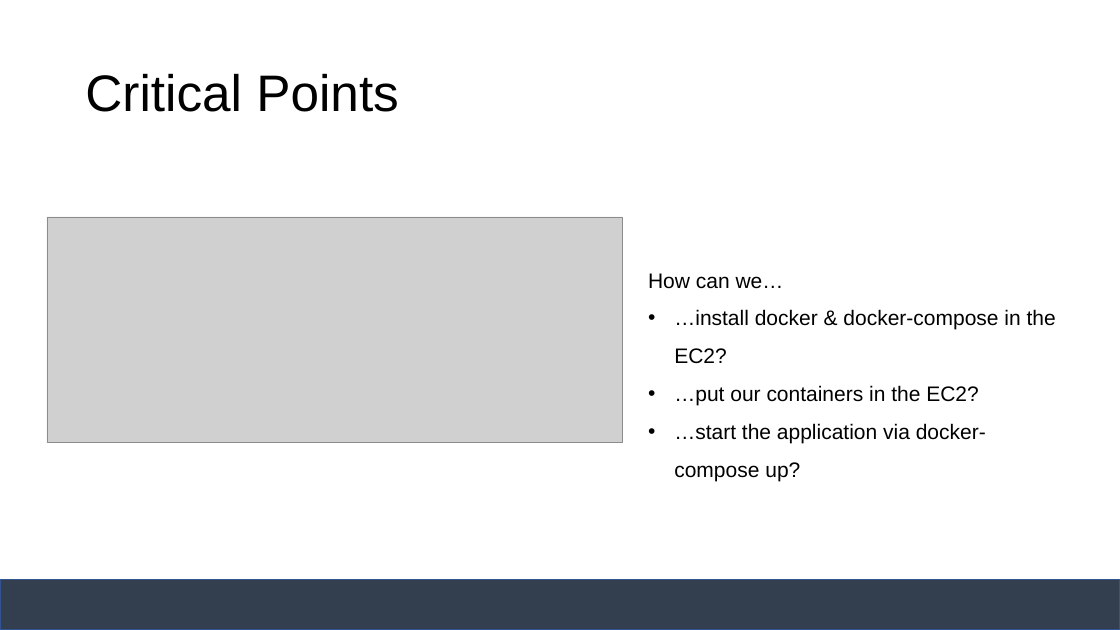
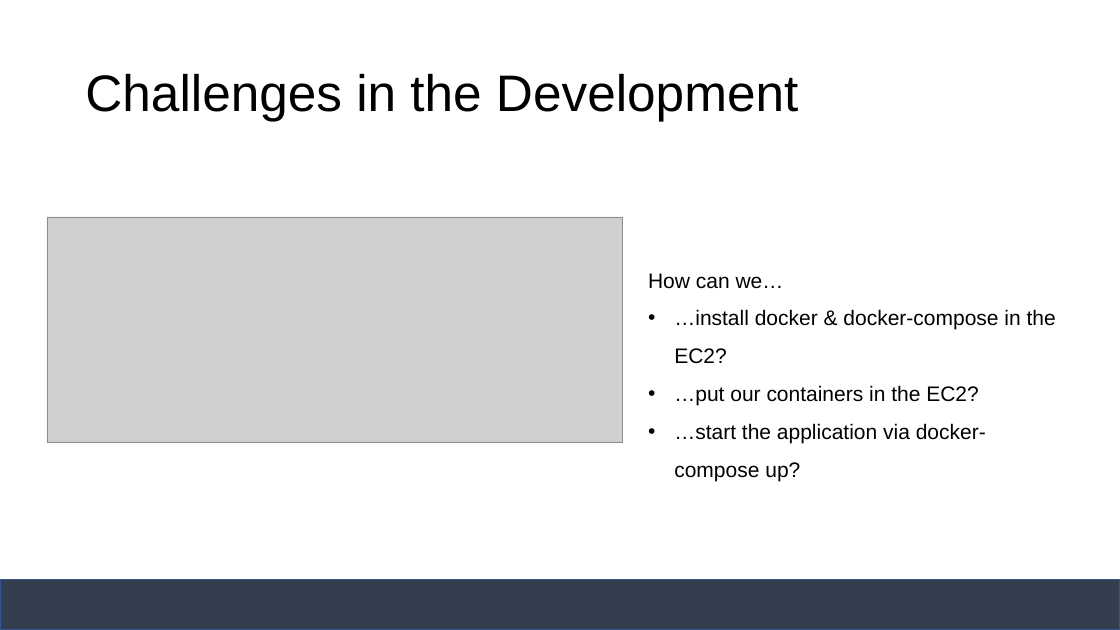
Before and after one commit to janakaras/docker-in-the-cloud, a slide deck: slide 17 of Project Presentation.pptx. Drawn at 1120x630 pixels with LibreOffice and Linux fonts; fonts in the diff are those of the drawing; grey boxes stand for pictures. Boxes give left, top, right and bottom in pixels: in the first picture for what was removed or moved away, otherwise in the second. Text is boxed around its words. In the diff, an @@ line names an element or a change of style, - is before the commit and + after.

Commit message:
Removed Challenges Slide

```diff
--- a/Project Presentation.pptx
+++ b/Project Presentation.pptx
@@ title at (85,73,798,121): text changed @@
-Critical Points
+Challenges in the Development
```
Also in this commit, not shown: 3 other slides changed, 2 slides removed.
